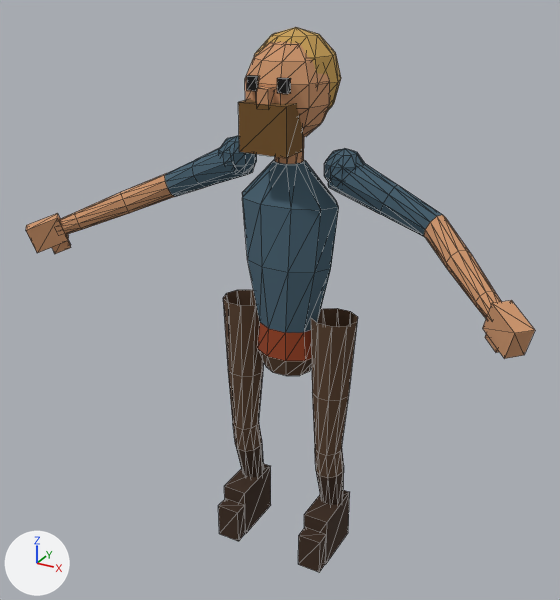
Renders of the glTF model assets/characters/shared/heroic_humanoid.glb from each side of a commit.
Before and after are seen from a 50 mm camera at (1.081, -2.022, 1.925) aimed at (0.011, -0.077, 0.952). Every picture has the same lights, and +X, +Y and +Z are marked at lower left. The picture after the commit comes second. Mesh edges are drawn as thin lines. Vertices at exactly the same position are counted once.

Names of what the first picture shows: 'Hero_ArmL', 'Hero_ArmR', 'Hero_BootL', 'Hero_BootR', 'Hero_HandL', 'Hero_HandR', 'Hero_Head', 'Hero_LegL', 'Hero_LegR', 'Hero_Torso'.
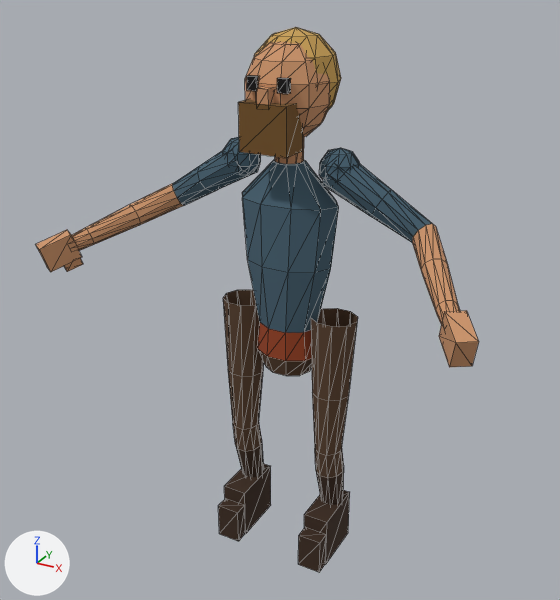
Patch to the scene script:
```diff
--- a/assets/characters/shared/heroic_humanoid.glb.py
+++ b/assets/characters/shared/heroic_humanoid.glb.py
@@ me_hero_arml @@
 # used by ob_hero_arml; location = (0.0, 0.0, 0.0)
-me_hero_arml.from_pydata(...)  # 61 vertices, 110 faces; spans x 0.139..0.742, y -0.271..0.057, z 1.093..1.417
+me_hero_arml.from_pydata(...)  # 61 vertices, 110 faces; spans x 0.12..0.649, y -0.323..0.057, z 1.068..1.416
+# me_hero_arml part 1: 61 of 61 vertices moved; they spanned x 0.139..0.742, y -0.271..0.057, z 1.093..1.417 and now span x 0.12..0.649, y -0.323..0.057, z 1.068..1.416; mean shift (-0.052, -0.021, -0.019)
 me_hero_arml.materials.append(mat_hero_skin)
@@ me_hero_armr @@
 # used by ob_hero_armr; location = (0.0, 0.0, 0.0)
-me_hero_armr.from_pydata(...)  # 61 vertices, 110 faces; spans x -0.742..-0.139, y -0.271..0.057, z 1.093..1.417
+me_hero_armr.from_pydata(...)  # 61 vertices, 110 faces; spans x -0.649..-0.12, y -0.323..0.057, z 1.068..1.416
+# me_hero_armr part 2: 61 of 61 vertices moved; they spanned x -0.742..-0.139, y -0.271..0.057, z 1.093..1.417 and now span x -0.649..-0.12, y -0.323..0.057, z 1.068..1.416; mean shift (0.052, -0.021, -0.019)
 me_hero_armr.materials.append(mat_hero_skin)
@@ me_hero_handl @@
 # used by ob_hero_handl; location = (0.0, 0.0, 0.0)
-me_hero_handl.from_pydata(...)  # 16 vertices, 24 faces; spans x 0.6813..0.8135, y -0.3369..-0.209, z 1.0372..1.1627
+me_hero_handl.from_pydata(...)  # 16 vertices, 24 faces; spans x 0.5858..0.7037, y -0.4016..-0.2642, z 1.0129..1.1383
+# me_hero_handl part 3: the whole mesh is multiplied about its middle by the matrix ((0.973, 0.231, -0.002), (-0.231, 0.973, 0.003), (0.003, -0.003, 1.0)), then moved by (-0.1026, -0.06, -0.0242)
 me_hero_handl.materials.append(mat_hero_skin)
@@ me_hero_handr @@
 # used by ob_hero_handr; location = (0.0, 0.0, 0.0)
-me_hero_handr.from_pydata(...)  # 16 vertices, 24 faces; spans x -0.8135..-0.6813, y -0.3369..-0.209, z 1.0372..1.1627
+me_hero_handr.from_pydata(...)  # 16 vertices, 24 faces; spans x -0.7037..-0.5858, y -0.4016..-0.2642, z 1.0129..1.1383
+# me_hero_handr part 4: the whole mesh is multiplied about its middle by the matrix ((0.973, -0.231, 0.002), (0.231, 0.973, 0.003), (-0.003, -0.003, 1.0)), then moved by (0.1026, -0.06, -0.0242)
 me_hero_handr.materials.append(mat_hero_skin)
@@ me_hero_torso @@
 # used by ob_hero_torso; location = (0.0, 0.0, 0.0)
-me_hero_torso.from_pydata(...)  # 146 vertices, 280 faces; spans x -0.24..0.24, y -0.088..0.088, z 0.675..1.431
+me_hero_torso.from_pydata(...)  # 146 vertices, 280 faces; spans x -0.225..0.225, y -0.088..0.088, z 0.675..1.431
+# me_hero_torso part 5: the loose piece of 42 vertices spanning x 0.12..0.24, y -0.052..0.052, z 1.309..1.431 is moved by (-0.015, 0.0, 0.0)
+# me_hero_torso part 6: the loose piece of 42 vertices spanning x -0.24..-0.12, y -0.052..0.052, z 1.309..1.431 is moved by (0.015, 0.0, 0.0)
 me_hero_torso.materials.append(mat_hero_belt)
```

Boxes (x1, y1, x2, y2) around the edits, measured in the pictures (560 x 600 px; the box of a moved part takes in the faces that stretch with it):
'Hero_Torso', reshaped (6% narrower): before (219, 136, 365, 376); after (223, 137, 360, 376)
'Hero_ArmL', reshaped (21% narrower): before (328, 162, 502, 318); after (322, 163, 460, 324)
'Hero_ArmR', reshaped (16% taller): before (60, 148, 255, 235); after (72, 150, 260, 251)
'Hero_HandL', reshaped (23% narrower): before (483, 300, 535, 359); after (439, 311, 479, 367)
'Hero_HandR', reshaped: before (26, 213, 71, 254); after (36, 230, 83, 272)
part 5 of me_hero_torso, moved or reshaped: before (324, 148, 365, 181); after (319, 148, 360, 180)
part 6 of me_hero_torso, moved or reshaped: before (219, 136, 257, 174); after (223, 137, 261, 174)
